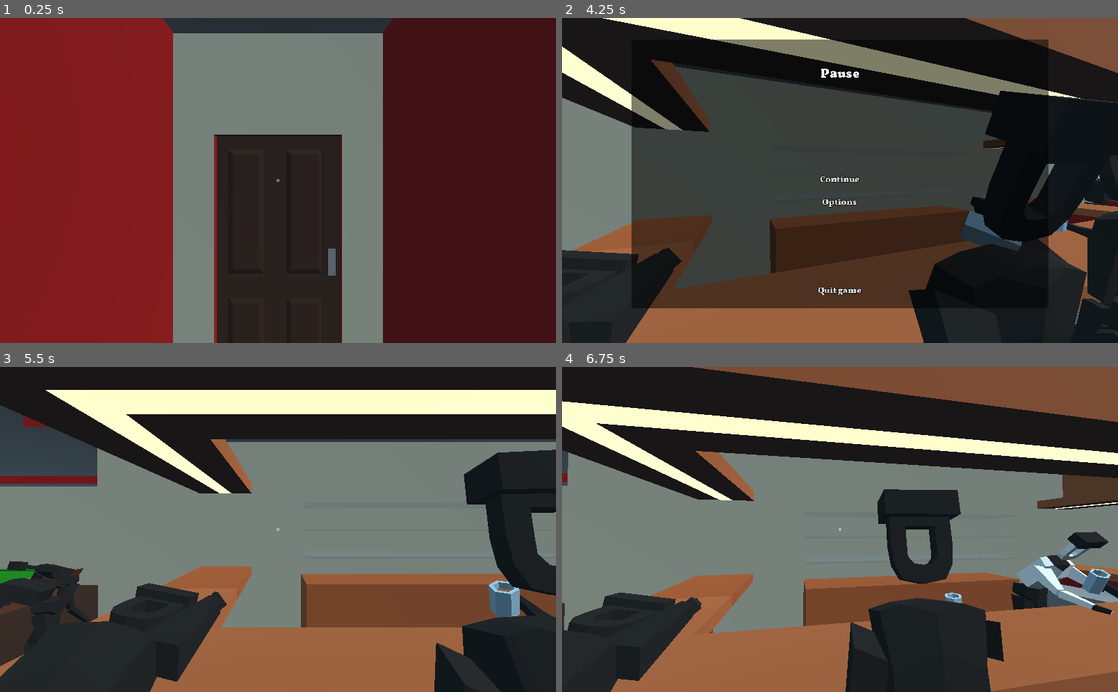
Above: before the commit, frames 1-4 (two rows, left to right).
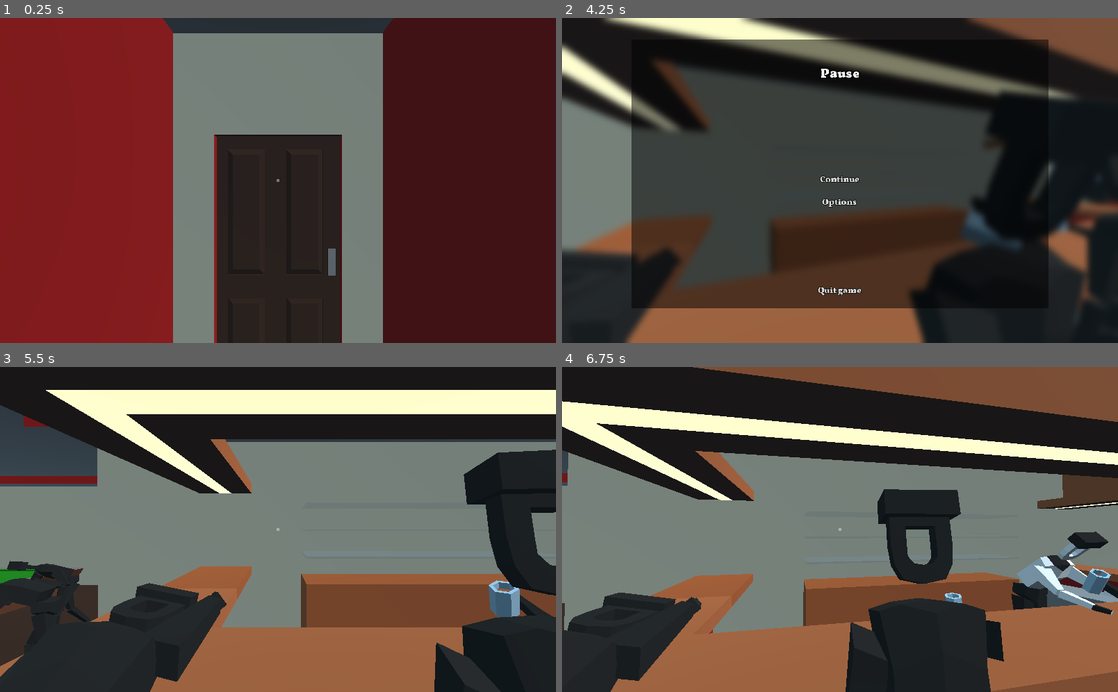
Above: after the commit, the same moments.

Repository: Eptwalabha/ld47
Game: Godot game, scene res://scenes/Game.tscn
The game is run twice, just before and just after one commit, with the same random seed, the same clock (stepped at 60 frames per second) and the same inputs. Sound files missing from this copy of the repository are replaced by a short silence.
Inputs (mouse positions are in pixels of both pictures, inside the frame that each line leads up to):
- Up to frame 1 (0.25 s): no input
- Up to frame 2 (4.25 s): tap Enter at 0.5 s; move the mouse to (867, 180) at 0.52 s; hold W (move_forward) from 0.53 s (still down); tap E (context_action) every 0.75 s from 0.6 to 3.6 s; move the mouse to (812, 180) at 1.27 s; move the mouse to (851, 174) at 2.02 s; move the mouse to (834, 187) at 2.77 s; move the mouse to (878, 183) at 3.52 s; tap Escape (ui_cancel) at 4.15 s
- Up to frame 3 (5.5 s): release W (move_forward) at 4.25 s; click "Continue" at 4.25 s; move the mouse to (233, 526) at 5.02 s; hold W (move_forward) from 5.03 s (still down); tap E (context_action) at 5.1 s
- Up to frame 4 (6.75 s): move the mouse to (845, 529) at 5.77 s; tap E (context_action) at 5.85, 6.6 s; move the mouse to (817, 523) at 6.52 s; release W (move_forward) at 6.53 s; hold Right (move_right) from 6.53 s (still down)

The runs differ from the first frame. In frame 2, 6.7% of the frame differs, in the area x 0-100%, y 0-100%; in frame 3, less than 0.1%; in frame 4, less than 0.1%.

Commit message:
game menu - add blur and hide dialog/context

Diff:
--- a/scenes/Game.gd
+++ b/scenes/Game.gd
@@ -35,7 +35,8 @@
 	for state_name in player_states:
 		var state = player_states[state_name]
 		if state is PlayerState:
-			state.ui = ui
+			if state is PlayerStateDialog:
+				state.ui = ui
 			state.connect("state_ended", self, "_on_PlayerState_ended", [state_name])
 
 func _init_level() -> void:
@@ -209,7 +210,11 @@
 func change_current_player(player: int) -> void:
 	fps_player.visible = (player == Data.PLAYER.FPS)
 	car_player.visible = (player == Data.PLAYER.CAR)
-	current_player = fps_player if (player == Data.PLAYER.FPS) else car_player
+	match player:
+		Data.PLAYER.FPS:
+			current_player = fps_player
+		_:
+			current_player = car_player
 	current_player.make_current()
 
 func change_map(new_map) -> void:
--- a/scenes/core/misc/MaterialPreloader.gd
+++ b/scenes/core/misc/MaterialPreloader.gd
@@ -33,7 +33,7 @@
 			materials.append(load(file_path))
 		file = dir.get_next()
 
-func _process(delta: float) -> void:
+func _process(_delta: float) -> void:
 	count += 1
 	if count > 10:
 		hide()
--- a/scenes/core/player_states/PlayerState.gd
+++ b/scenes/core/player_states/PlayerState.gd
@@ -2,9 +2,6 @@
 extends Node
 
 signal state_ended
-
-#var player: Player = null
-var ui : UI = null
 
 func enter(_player: Player) -> void:
 	pass
--- a/scenes/core/player_states/PlayerStateAnimation.gd
+++ b/scenes/core/player_states/PlayerStateAnimation.gd
@@ -8,7 +8,6 @@
 	p.can_control(false)
 	if p is FPSPlayer:
 		p.velocity = Vector3.ZERO
-	ui.hide_context()
 
 func exit(p: Player) -> void:
 	p.can_control(player_control_state)
--- a/scenes/core/player_states/PlayerStateDialog.gd
+++ b/scenes/core/player_states/PlayerStateDialog.gd
@@ -6,6 +6,7 @@
 var dialogs := {}
 var dialog : Dialog
 var current_dialog_id: String = ''
+var ui : UI
 
 func _ready() -> void:
 	_build_dialogs()
--- a/scenes/ui/UI.gd
+++ b/scenes/ui/UI.gd
@@ -11,6 +11,9 @@
 onready var dot := $Dot as CenterContainer
 onready var pause := $PauseMenu as PauseMenu
 onready var options := $OptionsMenu as OptionsMenu
+
+var show_dialog_on_resume := false
+var show_context_on_resume := false
 
 func _ready() -> void:
 	Input.set_mouse_mode(Input.MOUSE_MODE_CAPTURED)
@@ -61,6 +64,11 @@
 	get_tree().quit()
 
 func open_pause_menu() -> void:
+	show_dialog_on_resume = dialog.visible
+	show_context_on_resume = context.visible
+	dialog.visible = false
+	context.visible = false
+	blur(2.0)
 	emit_signal("game_paused")
 	Input.set_mouse_mode(Input.MOUSE_MODE_VISIBLE)
 	show_dot(false)
@@ -77,6 +85,9 @@
 func _on_PauseMenu_continue_clicked() -> void:
 	Input.set_mouse_mode(Input.MOUSE_MODE_CAPTURED)
 	show_dot(true)
+	blur(0.0)
+	context.visible = show_context_on_resume
+	dialog.visible = show_dialog_on_resume
 	pause.hide()
 	emit_signal("game_resumed")
 
@@ -90,3 +101,6 @@
 func _on_PauseMenu_options_clicked() -> void:
 	pause.visible = false
 	options.open()
+
+func blur(amount: float) -> void:
+	$ColorRect.material.set_shader_param("amount", amount)
--- a/scenes/ui/UI.tscn
+++ b/scenes/ui/UI.tscn
@@ -6,6 +6,19 @@
 [ext_resource path="res://scenes/ui/menus/PauseMenu.tscn" type="PackedScene" id=4]
 [ext_resource path="res://scenes/ui/menus/OptionsMenu.tscn" type="PackedScene" id=5]
 [ext_resource path="res://assets/theme/ui_theme.tres" type="Theme" id=6]
+
+[sub_resource type="Shader" id=4]
+code = "shader_type canvas_item;
+
+uniform float amount : hint_range(0.0, 3.0);
+
+void fragment() {
+	COLOR = textureLod(SCREEN_TEXTURE, SCREEN_UV, amount);
+}"
+
+[sub_resource type="ShaderMaterial" id=5]
+shader = SubResource( 4 )
+shader_param/amount = null
 
 [sub_resource type="Animation" id=1]
 resource_name = "blink"
@@ -77,6 +90,7 @@
 }
 
 [node name="ColorRect" type="ColorRect" parent="."]
+material = SubResource( 5 )
 anchor_right = 1.0
 anchor_bottom = 1.0
 size_flags_horizontal = 3
Not shown: 1 places in scenes/ui/UI.tscn that only renumber resources
